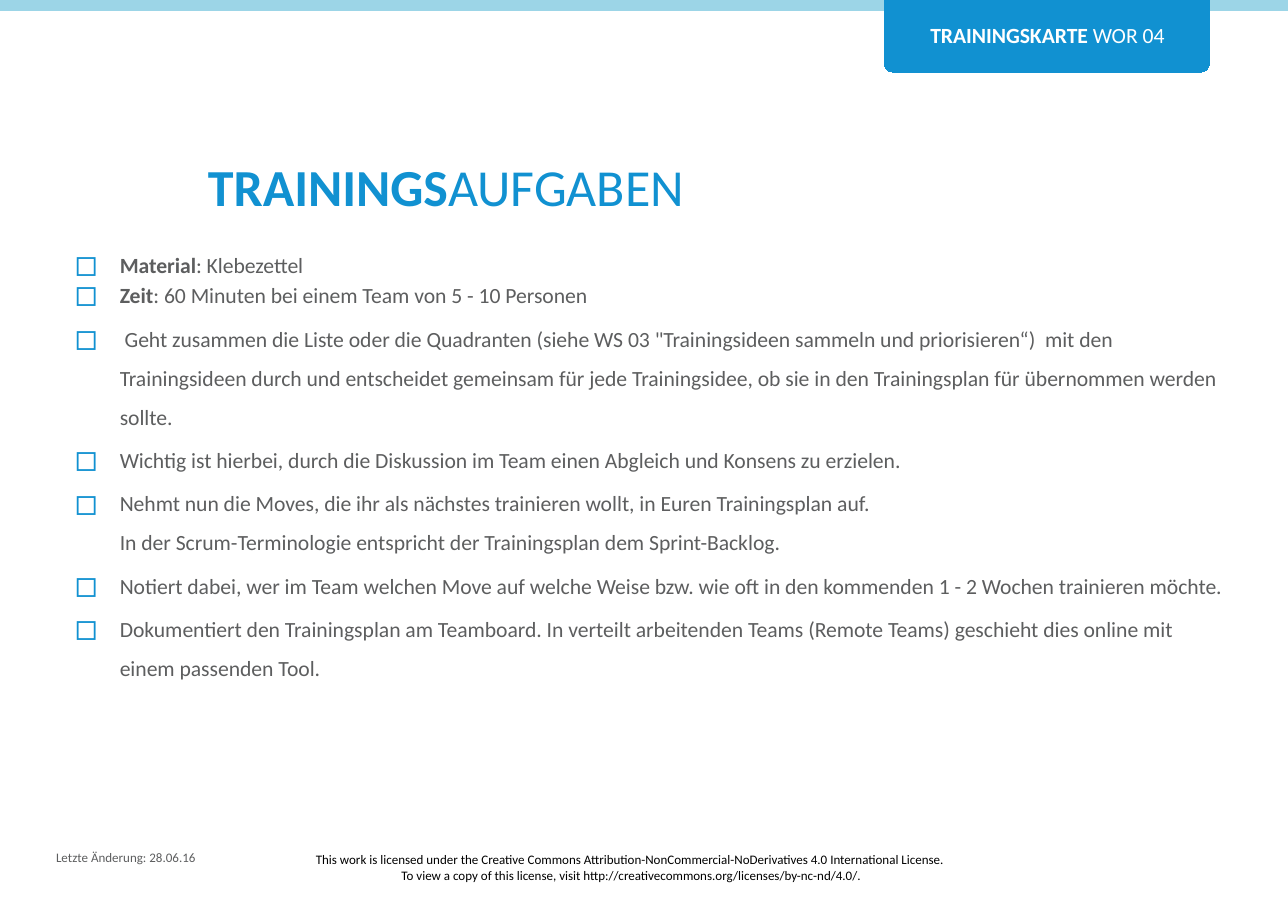
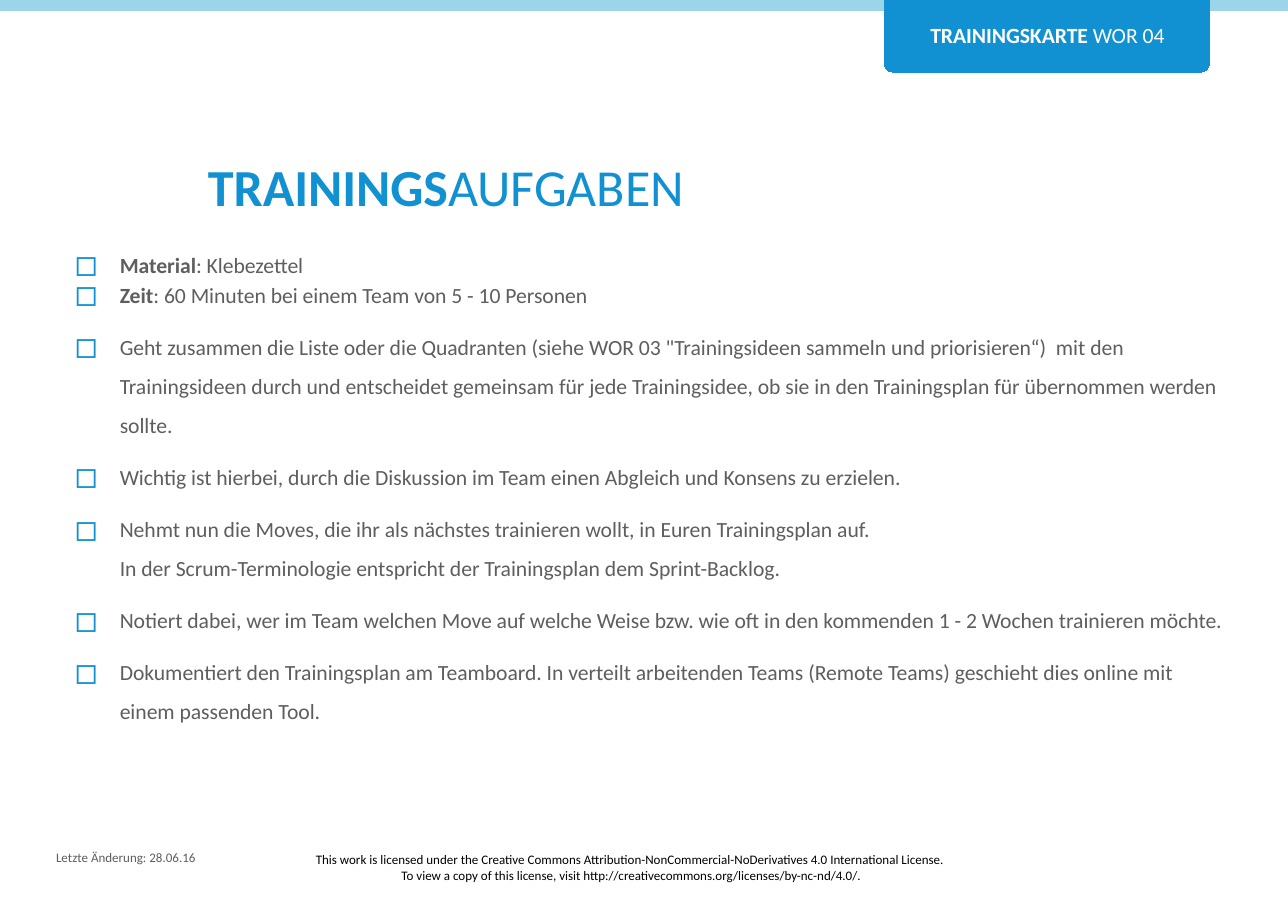
Before and after one commit to Teamtool/training-materials, a slide deck: slide 2 of training-cards/agile moves/Workshops (WOR)/ger/apprentice/ger_WOR_04_Trainingsplan_erstellen.pptx. Drawn at 1288x907 pixels with LibreOffice and Linux fonts; fonts in the diff are those of the drawing; background and template pictures are left out. Boxes give left, top, right and bottom in pixels: in the first picture for what was removed or moved away, otherwise in the second. Text is boxed around its words. In the diff, an @@ line names an element or a change of style, - is before the commit and + after.

```diff
--- a/training-cards/agile moves/Workshops (WOR)/ger/apprentice/ger_WOR_04_Trainingsplan_erstellen.pptx
+++ b/training-cards/agile moves/Workshops (WOR)/ger/apprentice/ger_WOR_04_Trainingsplan_erstellen.pptx
@@ text at [120,339,1217,433]: text changed @@
-◻ Geht zusammen die Liste oder die Quadranten (siehe WS 03 "Trainingsideen sammeln und priorisieren“) mit den Trainingsideen durch und entscheidet gemeinsam für jede Trainingsidee, ob sie in den Trainingsplan für übernommen werden sollte.
+◻ Geht zusammen die Liste oder die Quadranten (siehe WOR 03 "Trainingsideen sammeln und priorisieren“) mit den Trainingsideen durch und entscheidet gemeinsam für jede Trainingsidee, ob sie in den Trainingsplan für übernommen werden sollte.
@@ text at [120,470,1222,723]: more space between paragraphs @@
```
Also in this commit, not shown: 1 other slide changed, 1 other file.
